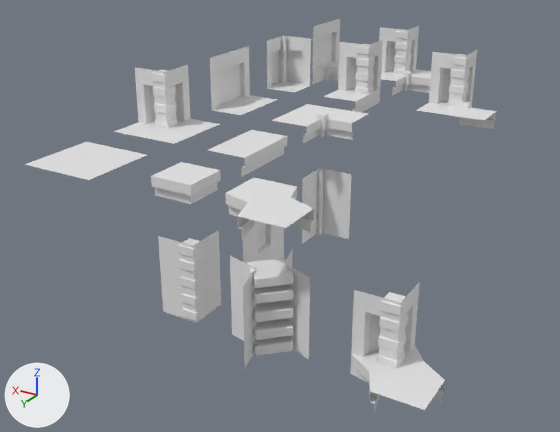
One commit to the Blender file AssetSource/modules.blend: the scene before it, then after it.
Both versions are drawn from a 50 mm camera at (-9.79, 12.52, 9.48) aimed at (0.38, -4.43, 1.01). The lights are fixed; the arrows at lower left show +X, +Y and +Z.

Objects in the first picture: 'Corner', 'DoubleCorner', 'DoubleCornerTop', 'InnerCorner', 'Roof', 'RoofCorner', 'RoofInnerCorner', 'RoofWall', 'TowerCorner', 'TowerDoubleCorner', 'TowerWall', 'WingTerrasse'.
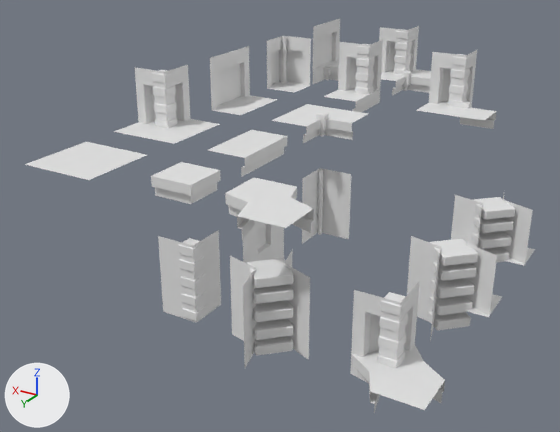
Changed parts and their boxes (x1, y1, x2, y2) in the pictures (560 x 432 px):
'WingDoubleCorner', added: after (407, 236, 502, 341)
'RoofDoubleCorner', added: after (451, 195, 535, 266)

The change, as a list of edits to the scene's bpy script:
```text
Add me_roofdoublecorner:
    me_roofdoublecorner.from_pydata(...)  # 116 vertices, 110 faces; spans x -1.0..1.0, y -1.0..1.0, z 0.43..2.0
Add me_wingdoublecorner:
    me_wingdoublecorner.from_pydata(...)  # 136 vertices, 135 faces; spans x -1.0..1.0, y -1.0..1.0, z 0.0..2.0
Add ob_roofdoublecorner:
    ob_roofdoublecorner = bpy.data.objects.new('RoofDoubleCorner', me_roofdoublecorner)
    ob_roofdoublecorner.location = (-5.0, -6.0, 0.0)
    _m = ob_roofdoublecorner.modifiers.new('Subdivision', 'SUBSURF')
    _m.subdivision_type = 'SIMPLE'
Add ob_wingdoublecorner:
    ob_wingdoublecorner = bpy.data.objects.new('WingDoubleCorner', me_wingdoublecorner)
    ob_wingdoublecorner.location = (-5.0, -3.0, 0.0)
    _m = ob_wingdoublecorner.modifiers.new('Subdivision', 'SUBSURF')
    _m.subdivision_type = 'SIMPLE'
```
